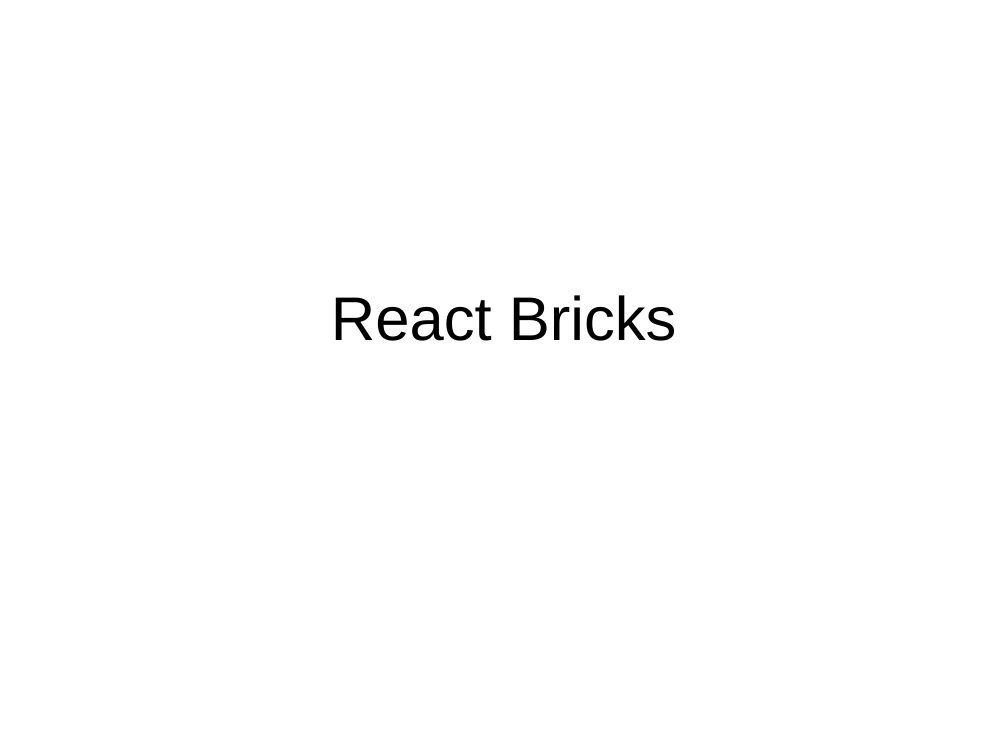
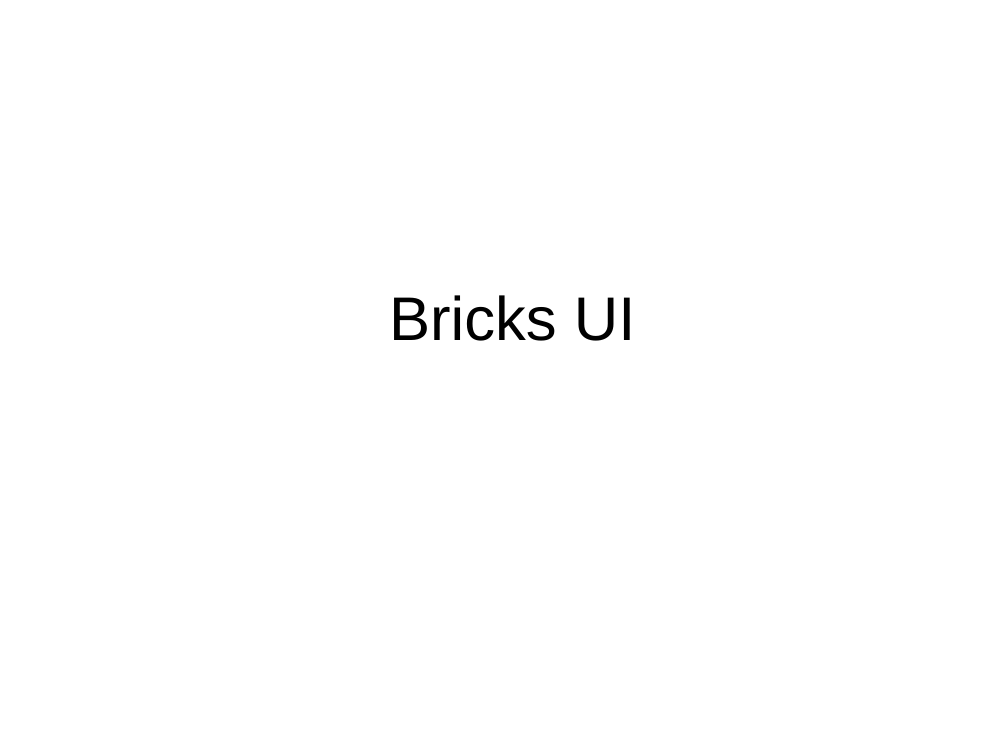
Before and after one commit to HelloHxz/Bricks-PPT, a slide deck: slide 1 of Bricks.ppt. Drawn at 1008x756 pixels with LibreOffice and Linux fonts; fonts in the diff are those of the drawing. Boxes give left, top, right and bottom in pixels: in the first picture for what was removed or moved away, otherwise in the second. Text is boxed around its words. In the diff, an @@ line names an element or a change of style, - is before the commit and + after.

```diff
--- a/Bricks.ppt
+++ b/Bricks.ppt
@@ title at (389, 295, 636, 341): text changed @@
-React Bricks
+Bricks UI
```
Also in this commit, not shown: 5 slides added, 1 slide removed, 3 other files.
